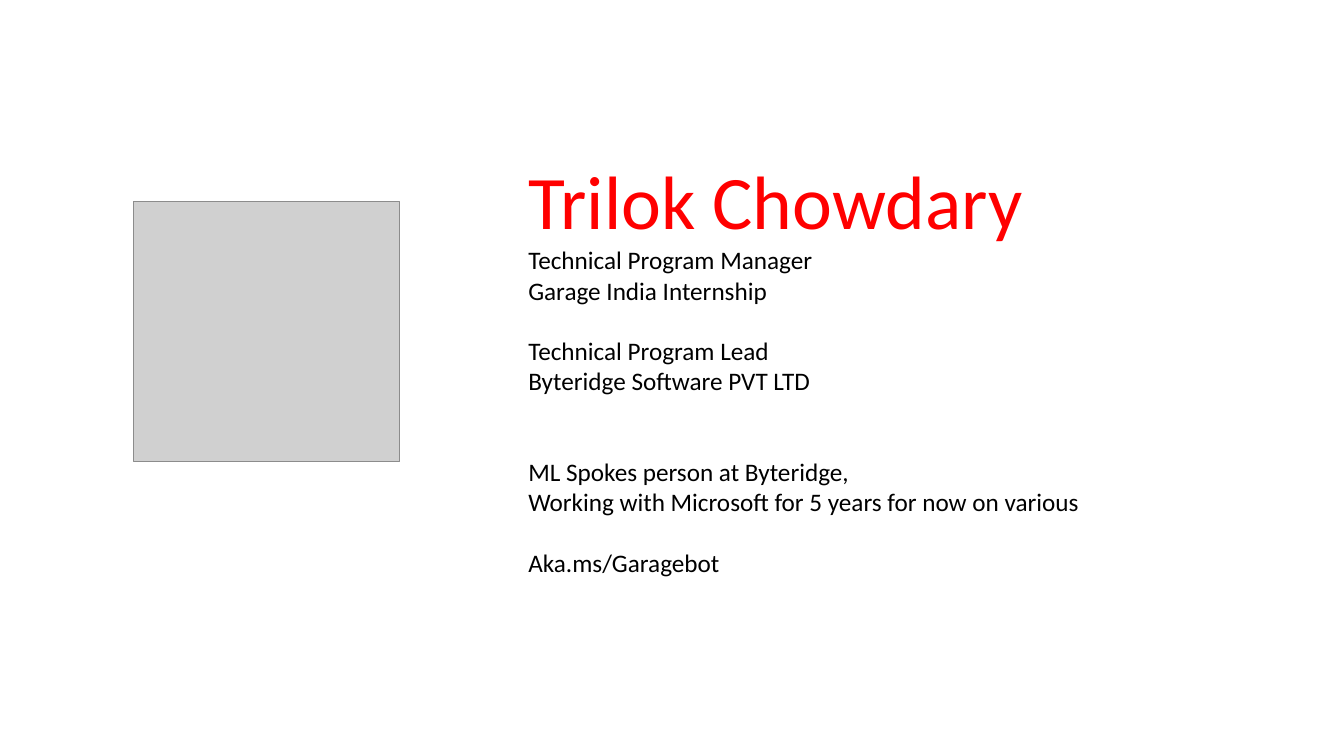
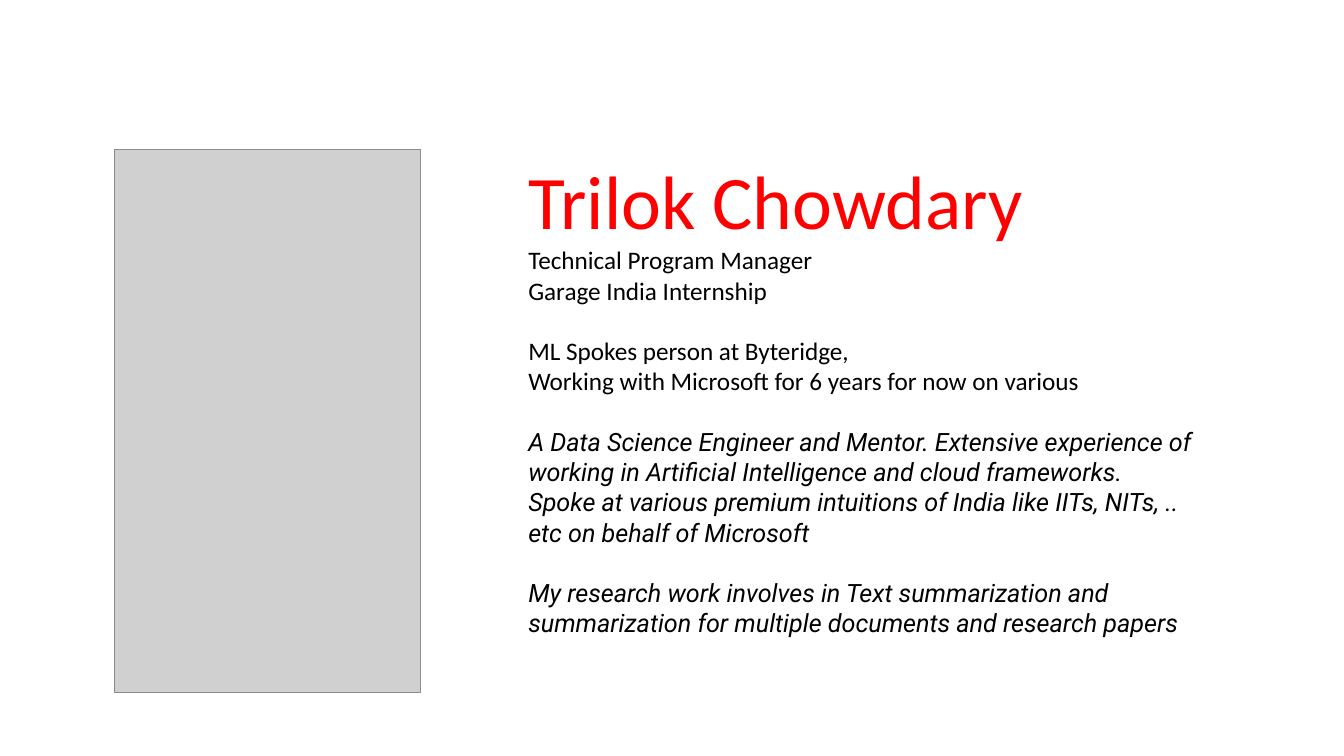
Before and after one commit to byteridge/GarageInternship2021, a slide deck: slide 3 of 1.Introduction.pptx. Drawn at 1344x756 pixels with LibreOffice and Linux fonts; fonts in the diff are those of the drawing; grey boxes stand for pictures. Boxes give left, top, right and bottom in pixels: in the first picture for what was removed or moved away, otherwise in the second. Text is boxed around its words. In the diff, an @@ line names an element or a change of style, - is before the commit and + after.

```diff
--- a/1.Introduction.pptx
+++ b/1.Introduction.pptx
@@ picture resized from (x1=134, y1=202, x2=400, y2=462) to (x1=115, y1=149, x2=420, y2=693) @@
@@ text at (x1=528, y1=342, x2=810, y2=395): paragraphs removed @@
-Technical Program Lead
-Byteridge Software PVT LTD
@@ text at (x1=528, y1=372, x2=1191, y2=637): text changed; font Calibri to Roboto; italic on @@
-Working with Microsoft for 5 years for now on various
-Aka.ms/Garagebot
+Working with Microsoft for 6 years for now on various
+A Data Science Engineer and Mentor. Extensive experience of working in Artificial Intelligence and cloud frameworks.
+Spoke at various premium intuitions of India like IITs, NITs, .. etc on behalf of Microsoft
+My research work involves in Text summarization and summarization for multiple documents and research papers
```
Also in this commit, not shown: 6 other slides changed.
